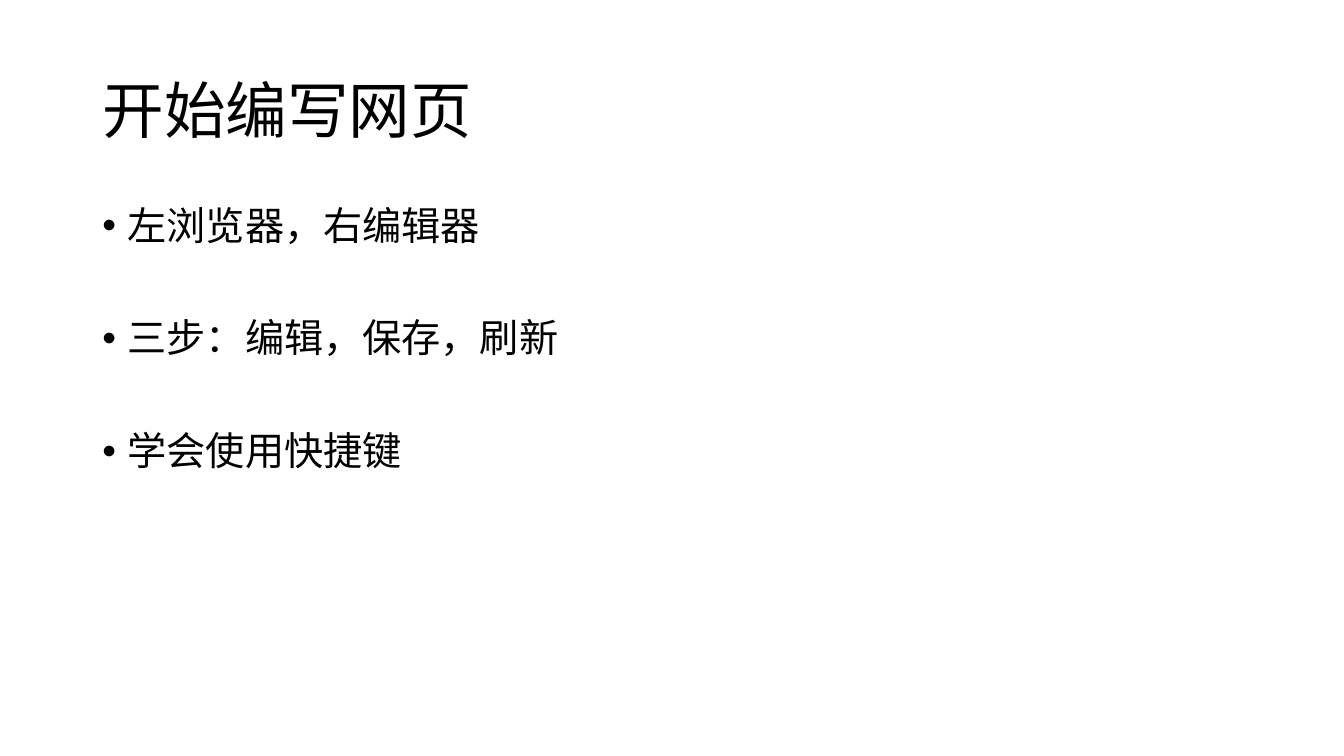
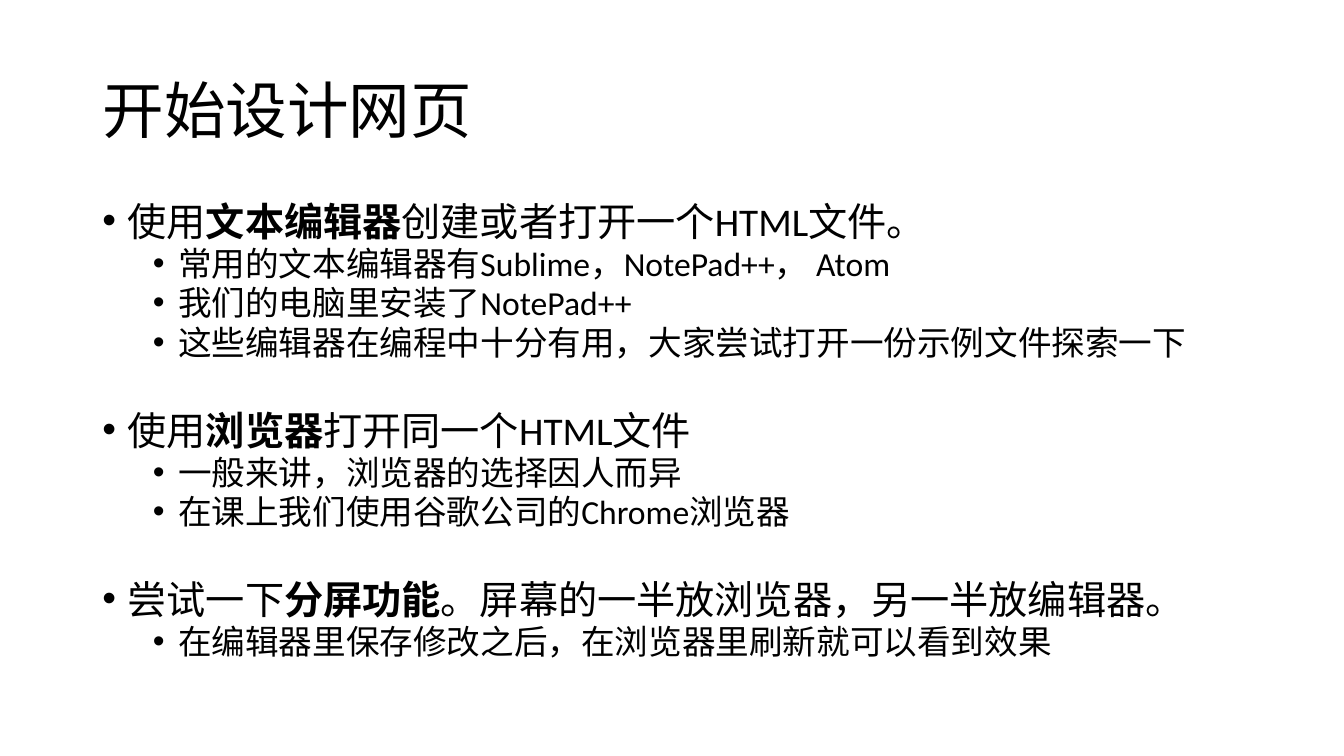
Before and after one commit to LAB-Remote/labRemoteLocal, a slide deck: slide 3 of teaching/zhibin/2/第二课_幻灯片.pptx (slide 4 before the commit). Drawn at 1344x756 pixels with LibreOffice and Linux fonts; fonts in the diff are those of the drawing. Boxes give left, top, right and bottom in pixels: in the first picture for what was removed or moved away, otherwise in the second. Text is boxed around its words. In the diff, an @@ line names an element or a change of style, - is before the commit and + after.

```diff
--- a/teaching/zhibin/2/第二课_幻灯片.pptx
+++ b/teaching/zhibin/2/第二课_幻灯片.pptx
@@ title at (102, 81, 472, 138): text changed @@
-开始编写网页
+开始设计网页
@@ text at (128, 202, 1186, 658): text changed; size 28 to 24 pt @@
-• 左浏览器，右编辑器
-• 三步：编辑，保存，刷新
-• 学会使用快捷键
+• 使用文本编辑器创建或者打开一个HTML文件。
+  • 常用的文本编辑器有Sublime，NotePad++， Atom
+  • 我们的电脑里安装了NotePad++
+  • 这些编辑器在编程中十分有用，大家尝试打开一份示例文件探索一下
+• 使用浏览器打开同一个HTML文件
+  • 一般来讲，浏览器的选择因人而异
+  • 在课上我们使用谷歌公司的Chrome浏览器
+• 尝试一下分屏功能。屏幕的一半放浏览器，另一半放编辑器。
+  • 在编辑器里保存修改之后，在浏览器里刷新就可以看到效果
```
Also in this commit, not shown: 2 slides added, 44 other files.
